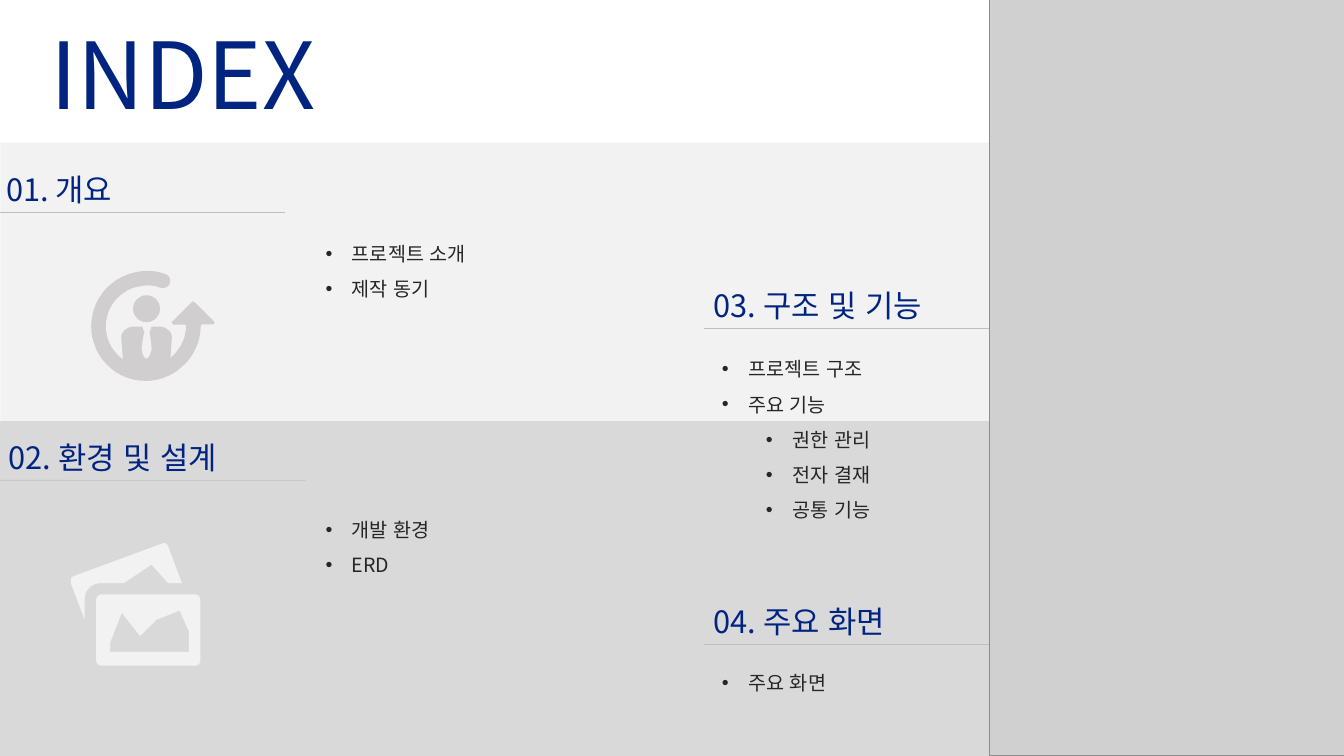
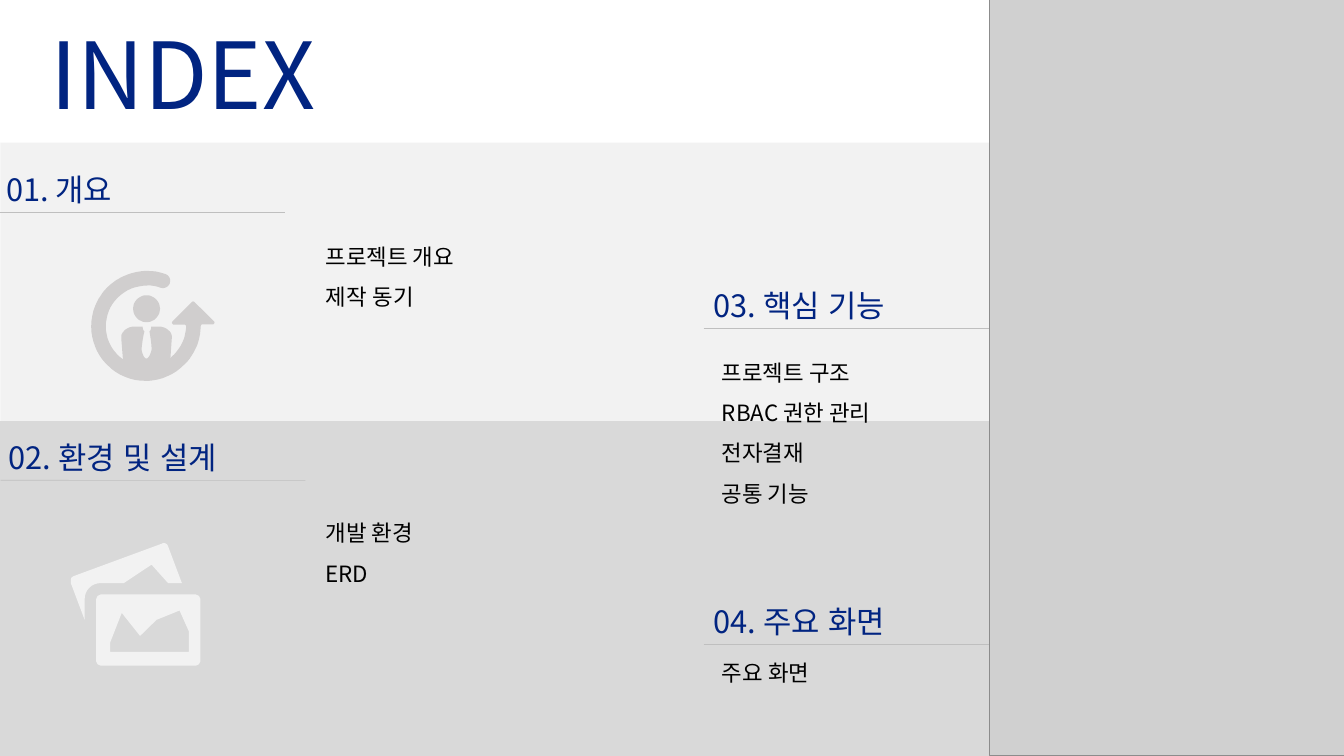
Before and after one commit to hikr90/intranet, a slide deck: slide 2 of docs/intr_project.pptx. Drawn at 1344x756 pixels with LibreOffice and Linux fonts; fonts in the diff are those of the drawing; grey boxes stand for pictures. Boxes give left, top, right and bottom in pixels: in the first picture for what was removed or moved away, otherwise in the second. Text is boxed around its words. In the diff, an @@ line names an element or a change of style, - is before the commit and + after.

```diff
--- a/docs/intr_project.pptx
+++ b/docs/intr_project.pptx
@@ text at box(326, 246, 454, 267): text changed; size 14 to 16 pt; text colour #262626 to #000000 @@
-• 프로젝트 소개
+프로젝트 개요
@@ text at box(326, 286, 414, 307): size 14 to 16 pt, text colour #262626 to #000000 in "제작 동기"; bullet • to none @@
@@ text at box(714, 291, 885, 320): text changed @@
-03. 구조 및 기능
+03. 핵심 기능
@@ text at box(722, 362, 850, 504): size 14 to 16 pt, text colour #262626 to #000000 in "프로젝트 구조", "공통 기능"; bullet • to none; list level 2 to 1 in "공통 기능" @@
@@ text at box(722, 402, 870, 463): text changed; size 14 to 16 pt; text colour #262626 to #000000 @@
-• 주요 기능
-  • 권한 관리
-  • 전자 결재
+RBAC 권한 관리
+전자결재
@@ text "개발 환경" at box(326, 522, 413, 582): size 14 to 16 pt, text colour #262626 to #000000; bullet • to none @@
@@ text "주요 화면" at box(722, 662, 809, 683): size 14 to 16 pt, text colour #262626 to #000000; bullet • to none; line spacing 1.5 to 1 @@
```
Also in this commit, not shown: 14 other slides changed, 1 slide added, 2 slides removed, 4 other files.
